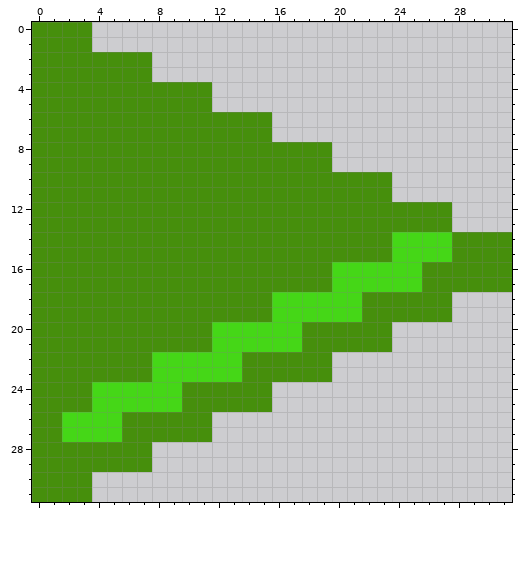
Pixel-art sprite -- assets/go.png. Above is the file before it was changed.
The file is 32x32 pixels. Pixels under 10% opacity are left out.
And afterwards:
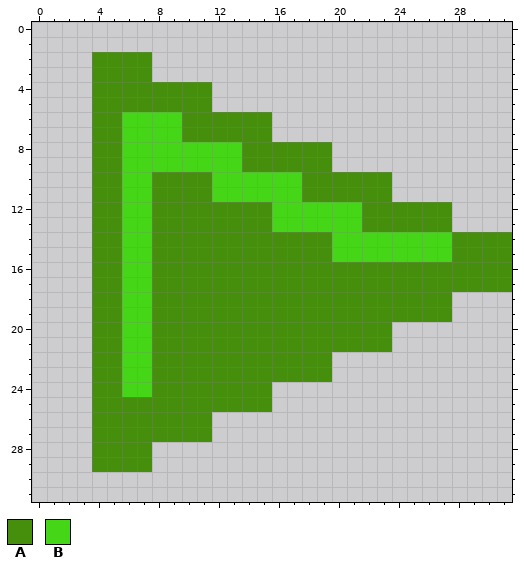
Palette (. is transparent): A #468f0c  B #45d717
Diff:
y 0..5: x 0..3 AAAA -> ....
y 6..7: x 0..3 AAAA -> ....; x 6..9 AAAA -> BBBB
y 8..9: x 0..3 AAAA -> ....; x 6..13 AAAAAAAA -> BBBBBBBB
y 10..11: x 0..3 AAAA -> ....; x 6..7 AA -> BB; x 12..17 AAAAAA -> BBBBBB
y 12..13: x 0..3 AAAA -> ....; x 6..7 AA -> BB; x 16..21 AAAAAA -> BBBBBB
y 14..15: x 0..3 AAAA -> ....; x 6..7 AA -> BB; x 20..23 AAAA -> BBBB
y 16..17: x 0..3 AAAA -> ....; x 6..7 AA -> BB; x 20..25 BBBBBB -> AAAAAA
y 18..19: x 0..3 AAAA -> ....; x 6..7 AA -> BB; x 16..21 BBBBBB -> AAAAAA
y 20..21: x 0..3 AAAA -> ....; x 6..7 AA -> BB; x 12..17 BBBBBB -> AAAAAA
y 22..23: x 0..3 AAAA -> ....; x 6..13 AABBBBBB -> BBAAAAAA
y 24: x 0..5 AAAABB -> ....AA; x 8..9 BB -> AA
y 25: x 0..9 AAAABBBBBB -> ....AAAAAA
y 26..27: x 0..5 AABBBB -> ....AA
y 28..31: x 0..3 AAAA -> ....
